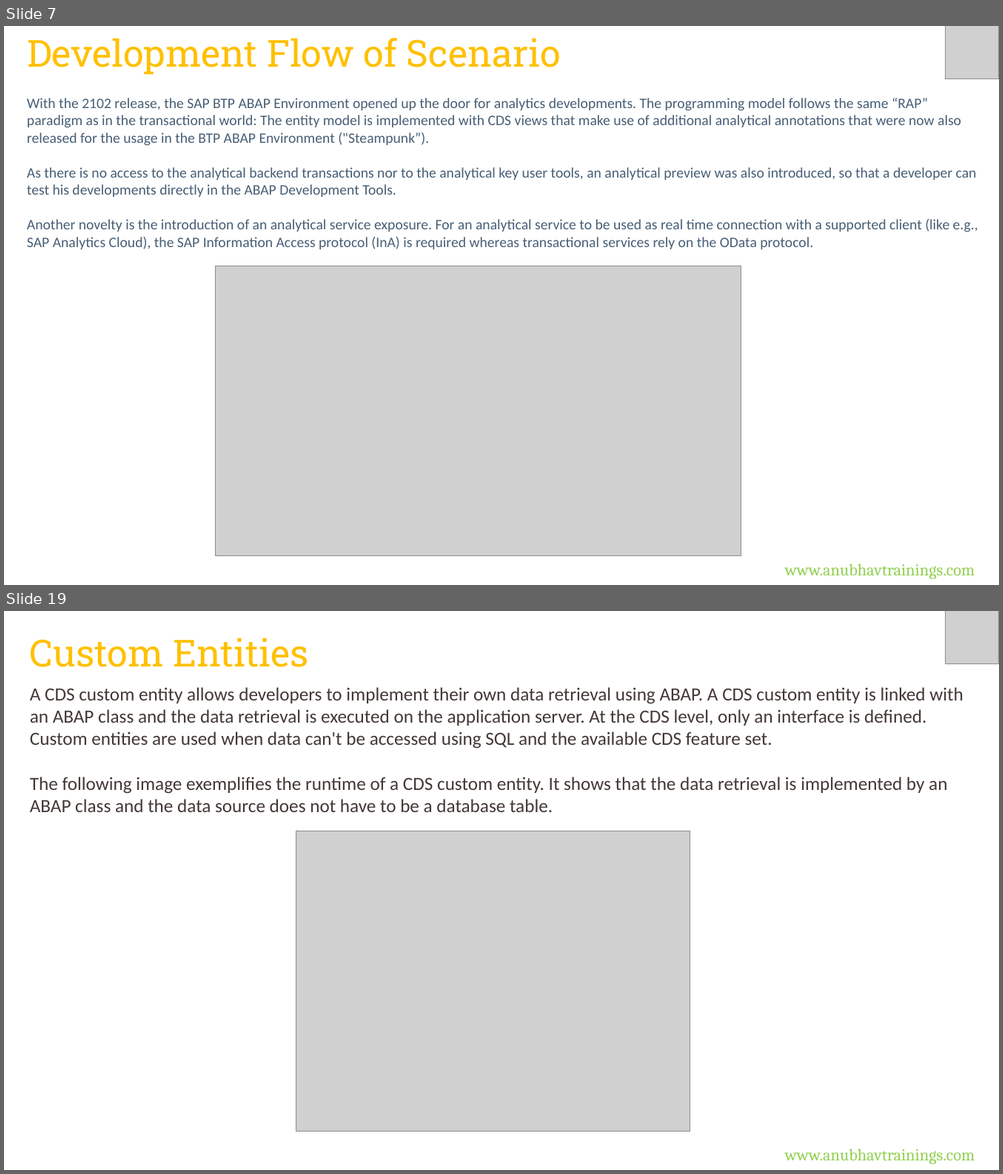
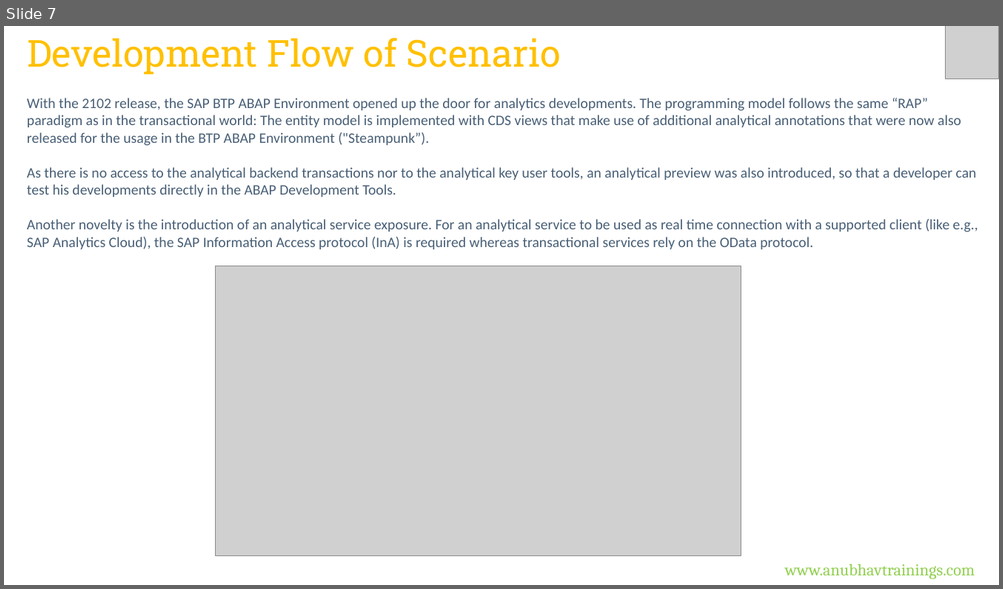
Before and after one commit to soyuztechnologies/CDS_AMDP_RAP_Training_60H, a slide deck: Day 16/DAY-16.pptx. Shown one above the other, each under a label of ours: slides 7 and 19 before the commit, slide 7 after it; the slides between them are not shown. The pictures are 1003x1174 and 1003x589 pixels, drawn with LibreOffice and Linux fonts; fonts in the diff are those of the drawing; grey boxes stand for pictures. Boxes give left, top, right and bottom in pixels: in the first picture for what was removed or moved away, otherwise in the second. Text is boxed around its words. In the diff, an @@ line names an element or a change of style, - is before the commit and + after.

```diff
--- a/Day 16/DAY-16.pptx
+++ b/Day 16/DAY-16.pptx
@@ slide 19 removed at [4, 611, 999, 1170], background #FFFFFF @@
@@ picture removed at [945, 611, 999, 664] @@
@@ text removed at [30, 638, 309, 667] @@
-Custom Entities
@@ text removed at [30, 687, 962, 812] @@
-A CDS custom entity allows developers to implement their own data retrieval using ABAP. A CDS custom entity is linked with an ABAP class and the data retrieval is executed on the application server. At the CDS level, only an interface is defined. Custom entities are used when data can't be accessed using SQL and the available CDS feature set.
-The following image exemplifies the runtime of a CDS custom entity. It shows that the data retrieval is implemented by an ABAP class and the data source does not have to be a database table.
@@ picture removed at [296, 831, 690, 1132] @@
@@ text removed at [785, 1149, 974, 1165] @@
-www.anubhavtrainings.com
```
Also in this commit, not shown: 1 slide changed, 16 other slides removed, 4 other files.
